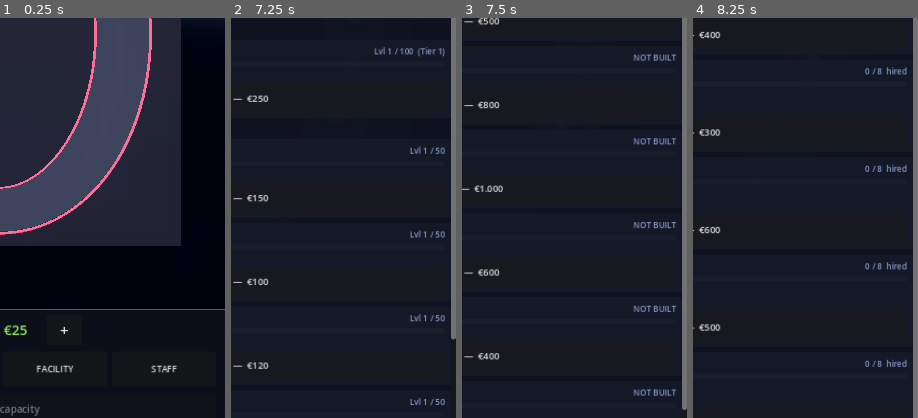
Above: before the commit, frames 1-4 (left to right).
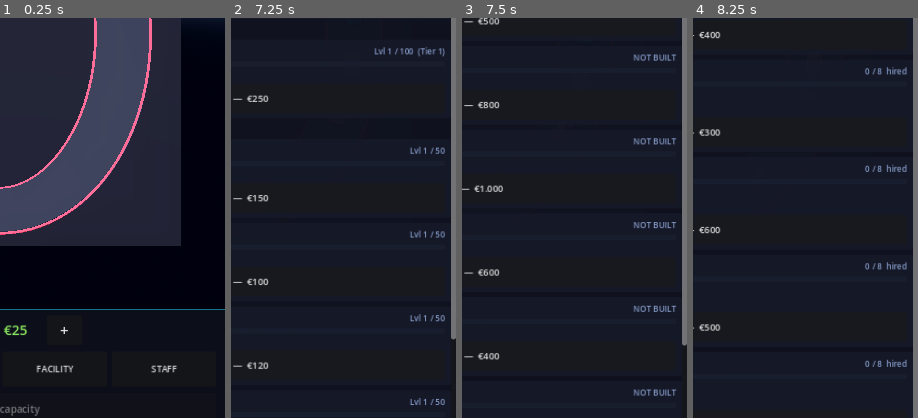
Above: after the commit, the same moments.

Repository: huubvreeker-create/Tycoon
Game: Godot game, scene res://scenes/main.tscn
The game is run twice, just before and just after one commit, with the same random seed, the same clock (stepped at 60 frames per second) and the same inputs.
Inputs:
- Up to frame 1 (0.25 s): no input
- Up to frame 2 (7.25 s): click "⚙" at 0.5 s; click "−" at 1.25 s; click "+" at 2 s; click "TRACK" at 2.75 s; click "KART" at 3.5 s; click "FACILITY" at 4.25 s; click "STAFF" at 5 s; click "TRACK" at 5.75 s; click "KART" at 6.5 s
- Up to frame 3 (7.5 s): click "FACILITY" at 7.25 s
- Up to frame 4 (8.25 s): click "STAFF" at 8 s
The pictures show only the part of the screen within x 50-100%, y 48-98%; the shares and areas given below are measured in that part.

Frames 1-2 are identical in both runs. In frame 3, 0.4% of the frame differs, in the area x 97-100%, y 81-98%; in frame 4, nothing differs.

Commit message:
Add Grandstands facility — scales with level + with track tier
systems/facilities.gd:
- 7th facility "grandstand" added: build cost €600, MAX_LEVEL 20.
- grandstand_daily_income() = 40 € per level (joins
  total_daily_passive_income alongside merch + sponsor)
- grandstand_reputation_per_race() = +1 per 5 levels
- Listed in facility_names() so it shows automatically in the
  Facility tab of the upgrade panel.

scripts/track.gd:
- Race-finish reputation now also adds
  Facilities.grandstand_reputation_per_race() on top of suit +
  lounge bonuses.

scripts/facility_visuals.gd:
- New _build_grandstand: a main stepped stand on the -Z spectator
  side opposite the pit lane, plus optional side stands at the
  +X / -X ends from level 7+.
- Stand size scales with BOTH grandstand level AND track tier
  (tier_scale = 1 + 0.3 per tier above 1) — exactly matches the
  "ze worden ook groter bij een grotere baan" request.
- Each stand has 3-7 stepped seating rows (scales with level), a
  roof over the back rows from level 5+, and a coloured edge
  stripe along the roof front for venue-flavour.

systems/save_manager.gd:
- grandstand_level included in save/load and reset_to_defaults so
  progression persists.

ui/upgrade_popup.gd:
- Grandstand row gets a purple-grey dot in the Facility tab.

https://claude.ai/code/session_01Sbv8ExRy1Fimm5caf9TfDv

Diff:
--- a/scripts/facility_visuals.gd
+++ b/scripts/facility_visuals.gd
@@ -14,6 +14,7 @@
 const _PIT_LANE_COLOR   := Color(0.13, 0.83, 0.96)
 const _LOUNGE_COLOR     := Color(0.86, 0.42, 0.98)
 const _MERCH_COLOR      := Color(0.55, 0.92, 0.38)
+const _GRANDSTAND_COLOR := Color(0.65, 0.55, 0.78)
 const _SPONSOR_COLORS := [
 	Color(0.96, 0.27, 0.36),
 	Color(0.99, 0.75, 0.18),
@@ -73,6 +74,7 @@
 		"merch_shop":     _build_merch_shop(holder, level)
 		"sponsor_boards": _build_sponsor_boards(holder, level)
 		"lighting":       _build_lighting(holder, level)
+		"grandstand":     _build_grandstand(holder, level)
 
 
 # ---------------------------------------------------------------------------
@@ -417,3 +419,88 @@
 		var to_centre := Vector3(-p.x, 0, -p.z).normalized()
 		fix.rotation.y = atan2(to_centre.x, to_centre.z)
 		parent.add_child(fix)
+
+
+func _build_grandstand(parent: Node3D, level: int) -> void:
+	# Grandstands grow with the grandstand FACILITY level AND with the
+	# track tier — a tier-4 venue's stands are bigger than a tier-1
+	# venue's at the same facility level.
+	var tier_scale: float = 1.0 + (_track.track_tier() - 1) * 0.30
+	var rx := _track_rx()
+	var rz := _track_rz()
+
+	# Main stand on the spectator side (-Z), opposite the pit complex.
+	var main_w: float = (8.0 + level * 0.55) * tier_scale
+	var main_d: float = 2.6 + level * 0.10
+	var main_h: float = (1.2 + level * 0.18) * tier_scale
+	var main_z: float = -rz - 1.8 - main_d * 0.5
+	_make_grandstand_block(parent, Vector3(0, 0, main_z),
+		Vector3(main_w, main_h, main_d), level, false)
+
+	# Side stands at the +X / -X ends from level 7+ (rotated 90°).
+	if level >= 7:
+		var side_levels: int = level - 6
+		var side_w: float = (5.0 + side_levels * 0.4) * tier_scale
+		var side_d: float = 2.4 + side_levels * 0.08
+		var side_h: float = (1.0 + side_levels * 0.12) * tier_scale
+		# West stand at -X end
+		_make_grandstand_block(parent,
+			Vector3(-rx - 1.8 - side_d * 0.5, 0, 0),
+			Vector3(side_d, side_h, side_w), side_levels, true)
+		# East stand at +X end
+		_make_grandstand_block(parent,
+			Vector3(rx + 1.8 + side_d * 0.5, 0, 0),
+			Vector3(side_d, side_h, side_w), side_levels, true)
+
+
+func _make_grandstand_block(parent: Node3D, center: Vector3, size: Vector3, level: int, rotated: bool) -> void:
+	# `size` is interpreted in the stand's LOCAL frame:
+	#   x = width (along the track edge)
+	#   y = total stand height
+	#   z = depth (front-to-back, away from track)
+	# When `rotated == true` we swap x and z so the stand runs along
+	# the track's perpendicular axis instead.
+	var rows: int = clampi(3 + level / 2, 3, 7)
+	var row_depth: float = size.z / float(rows)
+	var row_y_step: float = size.y / float(rows)
+	for r in range(rows):
+		# Each row is one step higher and one step further back than
+		# the previous one — gives the stepped seating silhouette.
+		var row_y: float = 0.20 + (float(r) + 0.5) * row_y_step
+		var row_local_z: float = -size.z * 0.5 + (float(r) + 0.5) * row_depth
+		var row_size: Vector3
+		var row_offset: Vector3
+		if rotated:
+			row_size = Vector3(row_depth * 0.95, row_y_step, size.x)
+			row_offset = Vector3(row_local_z, row_y, 0)
+		else:
+			row_size = Vector3(size.x, row_y_step, row_depth * 0.95)
+			row_offset = Vector3(0, row_y, row_local_z)
+		_make_box(parent, row_size, center + row_offset,
+			_GRANDSTAND_COLOR.darkened(float(r) * 0.07))
+
+	# Roof over the top rows from level 5+.
+	if level >= 5:
+		var roof_thickness: float = 0.18
+		var roof_y: float = size.y + 0.85
+		var roof_size: Vector3
+		var roof_offset: Vector3
+		if rotated:
+			roof_size = Vector3(size.z * 0.65, roof_thickness, size.x * 1.05)
+			roof_offset = Vector3(size.z * 0.18, roof_y, 0)
+		else:
+			roof_size = Vector3(size.x * 1.05, roof_thickness, size.z * 0.65)
+			roof_offset = Vector3(0, roof_y, size.z * 0.18)
+		_make_box(parent, roof_size, center + roof_offset,
+			_GRANDSTAND_COLOR.darkened(0.5))
+		# Roof edge accent stripe (matches venue accent colour).
+		var stripe_size: Vector3
+		var stripe_offset: Vector3
+		if rotated:
+			stripe_size = Vector3(0.04, 0.10, size.x * 1.05)
+			stripe_offset = Vector3(size.z * 0.18 - size.z * 0.32, roof_y - 0.15, 0)
+		else:
+			stripe_size = Vector3(size.x * 1.05, 0.10, 0.04)
+			stripe_offset = Vector3(0, roof_y - 0.15, size.z * 0.18 - size.z * 0.32)
+		_make_label_strip(parent, _GRANDSTAND_COLOR.lightened(0.3),
+			center + stripe_offset, stripe_size)
--- a/scripts/track.gd
+++ b/scripts/track.gd
@@ -513,8 +513,11 @@
 	var cafe_bonus := int(Facilities.cafeteria_revenue_per_customer())
 	if cafe_bonus > 0:
 		EconomyManager.add_revenue("Cafeteria", cafe_bonus)
-	# Reputation: base + suit bonus + lounge bonus per finished race.
-	var rep := c.reputation_delta() + KartComponents.suit_reputation_bonus() + Facilities.lounge_reputation_per_race()
+	# Reputation: base + suit bonus + lounge bonus + grandstand bonus per race.
+	var rep := c.reputation_delta() \
+		+ KartComponents.suit_reputation_bonus() \
+		+ Facilities.lounge_reputation_per_race() \
+		+ Facilities.grandstand_reputation_per_race()
 	GameManager.add_reputation(rep)
 	EventBus.race_finished.emit(track_id, multiplied)
 	EventBus.customer_left.emit(c.id, c.satisfaction)
--- a/systems/facilities.gd
+++ b/systems/facilities.gd
@@ -14,6 +14,7 @@
 	"merch_shop":    600.0,
 	"sponsor_boards":400.0,
 	"lighting":      700.0,
+	"grandstand":    600.0,
 }
 
 const _NAMES := {
@@ -23,6 +24,7 @@
 	"merch_shop":     "Merch Shop",
 	"sponsor_boards": "Sponsor Boards",
 	"lighting":       "Lighting Rigs",
+	"grandstand":     "Grandstands",
 }
 
 const _DESCRIPTIONS := {
@@ -32,6 +34,7 @@
 	"merch_shop":     "Passive daily income",
 	"sponsor_boards": "Sponsor revenue every day",
 	"lighting":       "Night atmosphere + revenue multiplier",
+	"grandstand":     "Spectator income + reputation per race",
 }
 
 var cafeteria_level:      int = 0
@@ -40,6 +43,7 @@
 var merch_shop_level:     int = 0
 var sponsor_boards_level: int = 0
 var lighting_level:       int = 0
+var grandstand_level:     int = 0
 
 
 # --- Effects ----------------------------------------------------------------
@@ -72,13 +76,20 @@
 func lighting_revenue_multiplier() -> float:
 	return 1.0 + lighting_level * 0.008
 
+func grandstand_daily_income() -> int:
+	return grandstand_level * 40
+
+func grandstand_reputation_per_race() -> int:
+	@warning_ignore("integer_division")
+	return grandstand_level / 5
+
 func total_daily_passive_income() -> int:
-	return merch_daily_income() + sponsor_daily_income()
+	return merch_daily_income() + sponsor_daily_income() + grandstand_daily_income()
 
 
 # --- API --------------------------------------------------------------------
 func facility_names() -> Array[String]:
-	return ["cafeteria", "pit_lane", "lounge", "merch_shop", "sponsor_boards", "lighting"]
+	return ["cafeteria", "pit_lane", "lounge", "merch_shop", "sponsor_boards", "lighting", "grandstand"]
 
 func display_name(facility: String) -> String:
 	return _NAMES.get(facility, facility)
@@ -94,6 +105,7 @@
 		"merch_shop":     return merch_shop_level
 		"sponsor_boards": return sponsor_boards_level
 		"lighting":       return lighting_level
+		"grandstand":     return grandstand_level
 	return 0
 
 func can_upgrade(facility: String) -> bool:
@@ -118,6 +130,7 @@
 		"merch_shop":     merch_shop_level     += 1
 		"sponsor_boards": sponsor_boards_level += 1
 		"lighting":       lighting_level       += 1
+		"grandstand":     grandstand_level     += 1
 	EventBus.facility_upgraded.emit(facility, get_level(facility))
 	return true
 
@@ -144,4 +157,9 @@
 			return "€%d sponsor income/day" % [sponsor_daily_income()]
 		"lighting":
 			return "+%.1f%% revenue multiplier" % [lighting_revenue_multiplier() * 100.0 - 100.0]
+		"grandstand":
+			return "€%d/day  +%d rep/race" % [
+				grandstand_daily_income(),
+				grandstand_reputation_per_race()
+			]
 	return ""
--- a/systems/save_manager.gd
+++ b/systems/save_manager.gd
@@ -140,6 +140,7 @@
 			"merch_shop":     Facilities.merch_shop_level,
 			"sponsor_boards": Facilities.sponsor_boards_level,
 			"lighting":       Facilities.lighting_level,
+			"grandstand":     Facilities.grandstand_level,
 		},
 		"staff": Staff.counts.duplicate(),
 		"daily_events": {
@@ -187,6 +188,7 @@
 		Facilities.merch_shop_level     = int(f.get("merch_shop", 0))
 		Facilities.sponsor_boards_level = int(f.get("sponsor_boards", 0))
 		Facilities.lighting_level       = int(f.get("lighting", 0))
+		Facilities.grandstand_level     = int(f.get("grandstand", 0))
 	if data.has("staff"):
 		var st: Dictionary = data["staff"]
 		for role: String in Staff.role_names():
@@ -307,6 +309,7 @@
 	Facilities.merch_shop_level = 0
 	Facilities.sponsor_boards_level = 0
 	Facilities.lighting_level = 0
+	Facilities.grandstand_level = 0
 	# Staff
 	for role: String in Staff.role_names():
 		Staff.counts[role] = 0
--- a/ui/upgrade_popup.gd
+++ b/ui/upgrade_popup.gd
@@ -200,6 +200,7 @@
 		"merch_shop":     Color(0.55, 0.92, 0.38),
 		"sponsor_boards": Color(1.00, 0.55, 0.20),
 		"lighting":       Color(0.95, 0.95, 0.60),
+		"grandstand":     Color(0.65, 0.55, 0.78),
 	}
 	for fac: String in Facilities.facility_names():
 		var lv := Facilities.get_level(fac)
